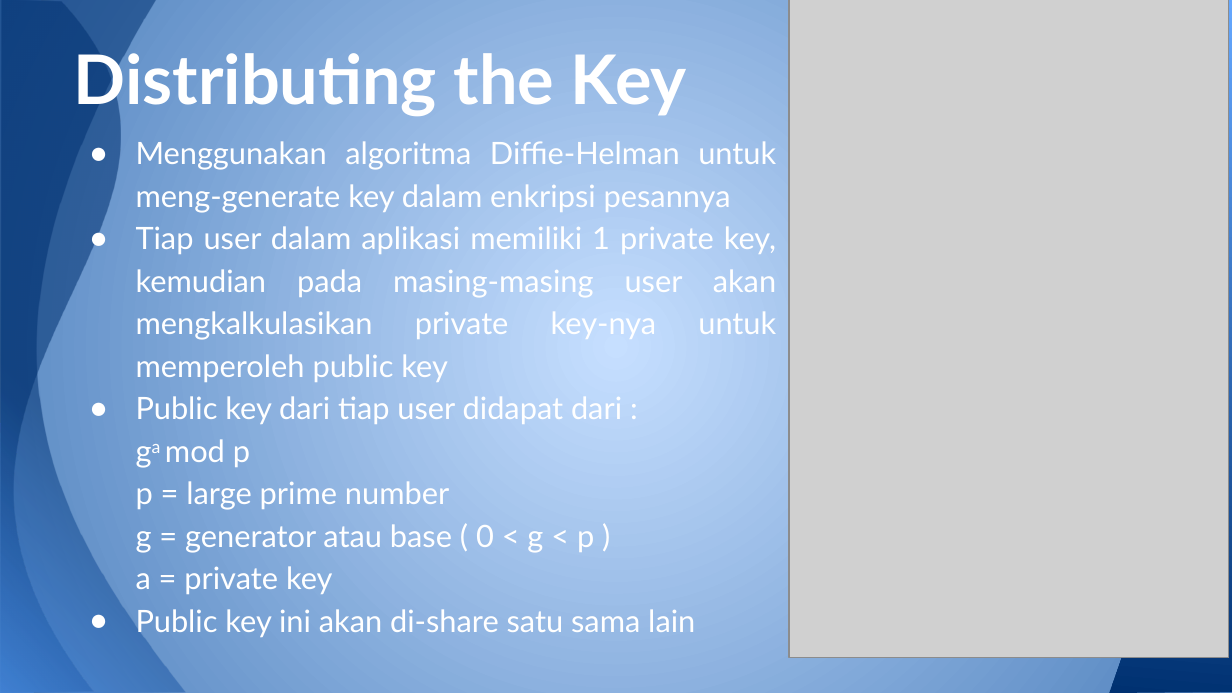
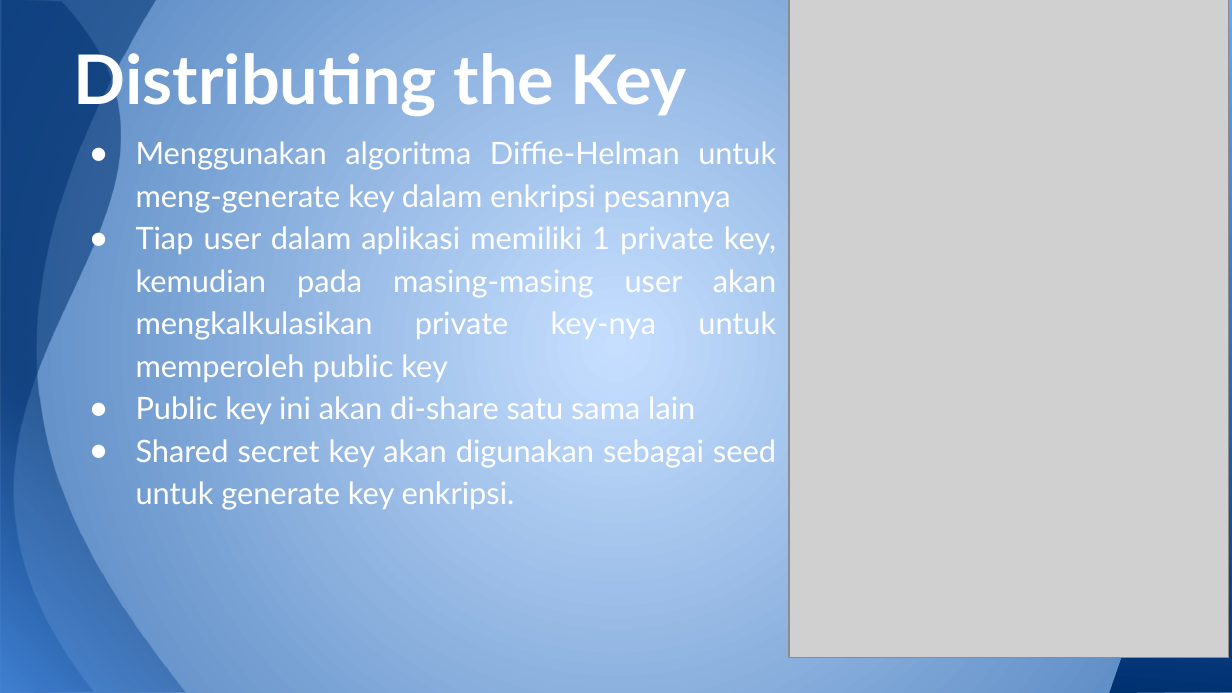
Before and after one commit to iskandarzun/KIJ, a slide deck: slide 9 of KIJ - Chat Secure.pptx (slide 10 before the commit). Drawn at 1232x693 pixels with LibreOffice and Linux fonts; fonts in the diff are those of the drawing; grey boxes stand for pictures. Boxes give left, top, right and bottom in pixels: in the first picture for what was removed or moved away, otherwise in the second. Text is boxed around its words. In the diff, an @@ line names an element or a change of style, - is before the commit and + after.

```diff
--- a/KIJ - Chat Secure.pptx
+++ b/KIJ - Chat Secure.pptx
@@ text at [136,396,622,594]: paragraphs removed @@
-● Public key dari tiap user didapat dari :
-ga mod p
-p = large prime number
-g = generator atau base ( 0 < g < p )
-a = private key
@@ text at [136,439,776,510]: paragraph added @@
+● Shared secret key akan digunakan sebagai seed untuk generate key enkripsi.
```
Also in this commit, not shown: 5 other slides changed, 2 slides added, 3 slides removed.
